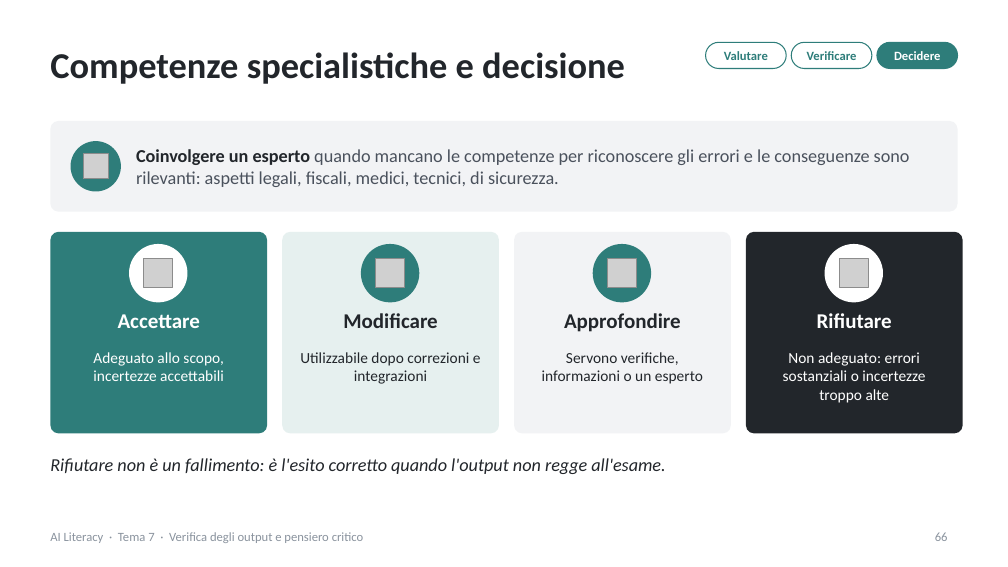
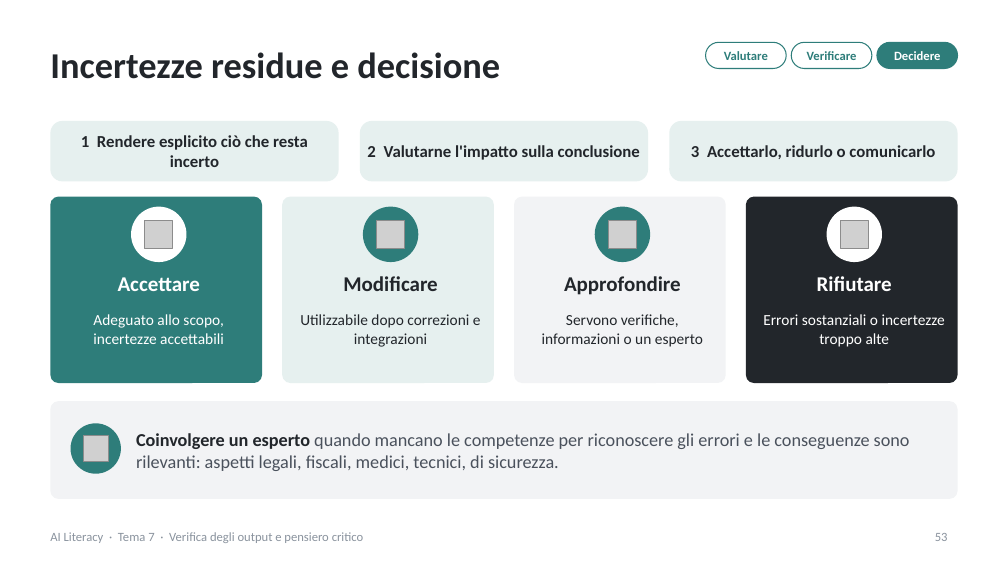
Before and after one commit to NetAi-IT/Formazione-AI-Literacy-Official, a slide deck: slide 53 of Base/Tema7_Verifica_output_pensiero_critico.pptx (slide 66 before the commit). Drawn at 1008x567 pixels with LibreOffice and Linux fonts; fonts in the diff are those of the drawing; grey boxes stand for pictures. Boxes give left, top, right and bottom in pixels: in the first picture for what was removed or moved away, otherwise in the second. Text is boxed around its words. In the diff, an @@ line names an element or a change of style, - is before the commit and + after.

```diff
--- a/Base/Tema7_Verifica_output_pensiero_critico.pptx
+++ b/Base/Tema7_Verifica_output_pensiero_critico.pptx
@@ title at [50, 52, 500, 79]: text changed @@
-Competenze specialistiche e decisione
+Incertezze residue e decisione
@@ rounded rectangle: place and size @@
-rounded rectangle at [50, 121, 958, 212]
+rounded rectangle at [50, 121, 339, 181]
@@ rounded rectangle at [50, 121, 339, 181]: fill #F2F3F5 to #E6F0EF; proportions changed @@
@@ text added at [81, 135, 308, 167], 12 pt, text #22262B, bold @@
+1 Rendere esplicito ciò che resta incerto
@@ rounded rectangle added at [360, 121, 648, 181], fill #E6F0EF @@
@@ text added at [367, 145, 640, 160], 12 pt, text #22262B, bold @@
+2 Valutarne l'impatto sulla conclusione
@@ rounded rectangle added at [669, 121, 958, 181], fill #E6F0EF @@
@@ text added at [691, 145, 935, 159], 12 pt, text #22262B, bold @@
+3 Accettarlo, ridurlo o comunicarlo
@@ rounded rectangle: place and size @@
-rounded rectangle at [50, 232, 267, 433]
+rounded rectangle at [50, 197, 262, 383]
@@ rounded rectangle: place and size @@
-rounded rectangle at [282, 232, 499, 433]
+rounded rectangle at [282, 197, 494, 383]
@@ rounded rectangle: place and size @@
-rounded rectangle at [514, 232, 731, 433]
+rounded rectangle at [514, 197, 726, 383]
@@ 4 pictures, 4 texts, 4 ellipses: place and size @@
-4 pictures, 4 texts, 4 ellipses at [118, 244, 892, 332]
+4 pictures, 4 texts, 4 ellipses at [118, 207, 892, 295]
@@ proportions changed in 4 elements at [282, 197, 494, 383], [50, 197, 262, 383], [514, 197, 726, 383], [746, 197, 958, 383] @@
@@ rounded rectangle: place and size @@
-rounded rectangle at [746, 232, 963, 433]
+rounded rectangle at [746, 197, 958, 383]
@@ text "Adeguato allo scopo, incertezze accettabili": place and size @@
-text "Adeguato allo scopo, incertezze accettabili" at [93, 352, 224, 381]
+text "Adeguato allo scopo, incertezze accettabili" at [93, 314, 224, 344]
@@ text "Utilizzabile dopo correzioni e integrazioni": place and size @@
-text "Utilizzabile dopo correzioni e integrazioni" at [300, 352, 481, 384]
+text "Utilizzabile dopo correzioni e integrazioni" at [300, 314, 481, 347]
@@ text "Servono verifiche, informazioni o un ...": place and size @@
-text "Servono verifiche, informazioni o un ..." at [542, 352, 703, 384]
+text "Servono verifiche, informazioni o un ..." at [542, 314, 703, 347]
@@ text at [763, 314, 945, 347]: text changed @@
-Non adeguato: errori sostanziali o incertezze troppo alte
+Errori sostanziali o incertezze troppo alte
@@ rounded rectangle added at [50, 401, 958, 499], fill #F2F3F5 @@
@@ text "Coinvolgere un esperto quando mancano ...": place and size @@
-text "Coinvolgere un esperto quando mancano ..." at [136, 149, 910, 187]
+text "Coinvolgere un esperto quando mancano ..." at [136, 433, 910, 471]
@@ ellipse: place and size @@
-ellipse at [71, 141, 121, 192]
+ellipse at [71, 423, 121, 474]
@@ picture: place and size @@
-picture at [83, 153, 108, 178]
+picture at [83, 436, 108, 462]
@@ text removed at [50, 458, 665, 474] @@
-Rifiutare non è un fallimento: è l'esito corretto quando l'output non regge all'esame.
@@ page number at [935, 533, 948, 541]: text changed @@
-66
+53
```
Also in this commit, not shown: 37 other slides changed, 10 slides added, 26 slides removed, 7 other files.
